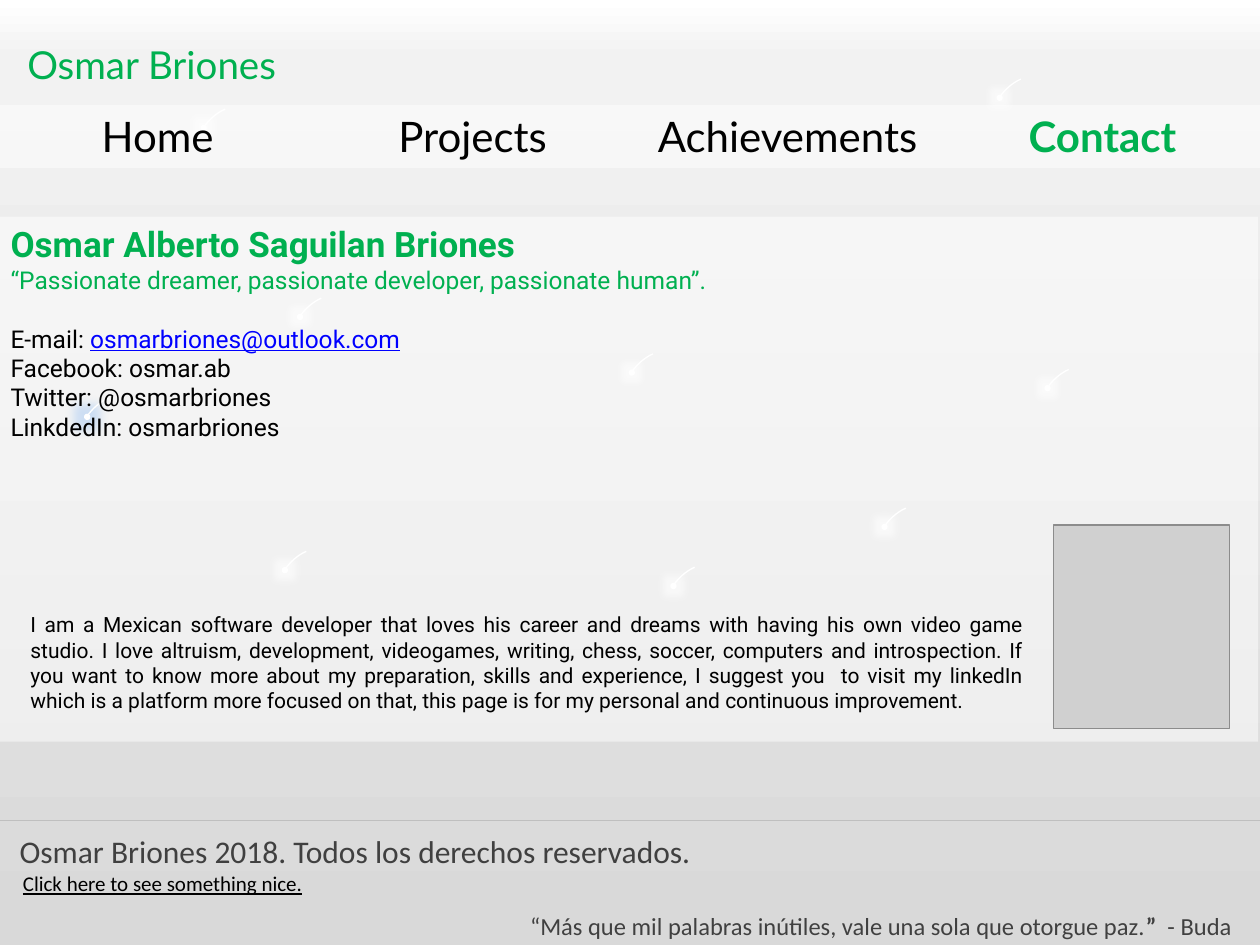
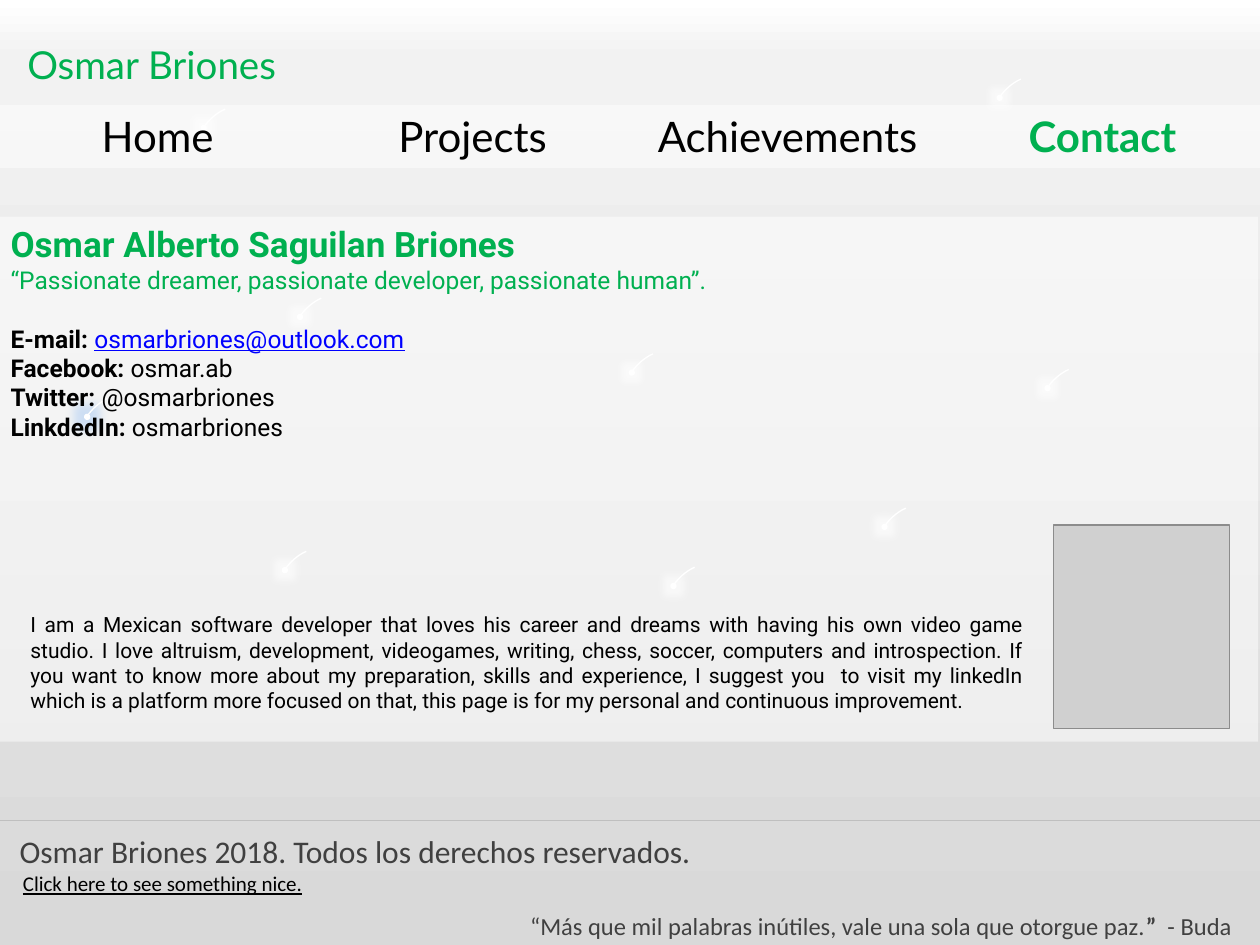
Before and after one commit to OsmarBriones/VidaS2, a slide deck: slide 4 of screens.pptx. Drawn at 1260x945 pixels with LibreOffice and Linux fonts; fonts in the diff are those of the drawing; grey boxes stand for pictures; background and template pictures are left out. Boxes give left, top, right and bottom in pixels: in the first picture for what was removed or moved away, otherwise in the second. Text is boxed around its words. In the diff, an @@ line names an element or a change of style, - is before the commit and + after.

Commit message:
Bold in fields of contact

```diff
--- a/screens.pptx
+++ b/screens.pptx
@@ text "Osmar Alberto Saguilan Briones “Passionate ..." at box(11, 230, 706, 437): bold on in "E-mail: Facebook: Twitter:", "LinkdedIn:" @@
```
